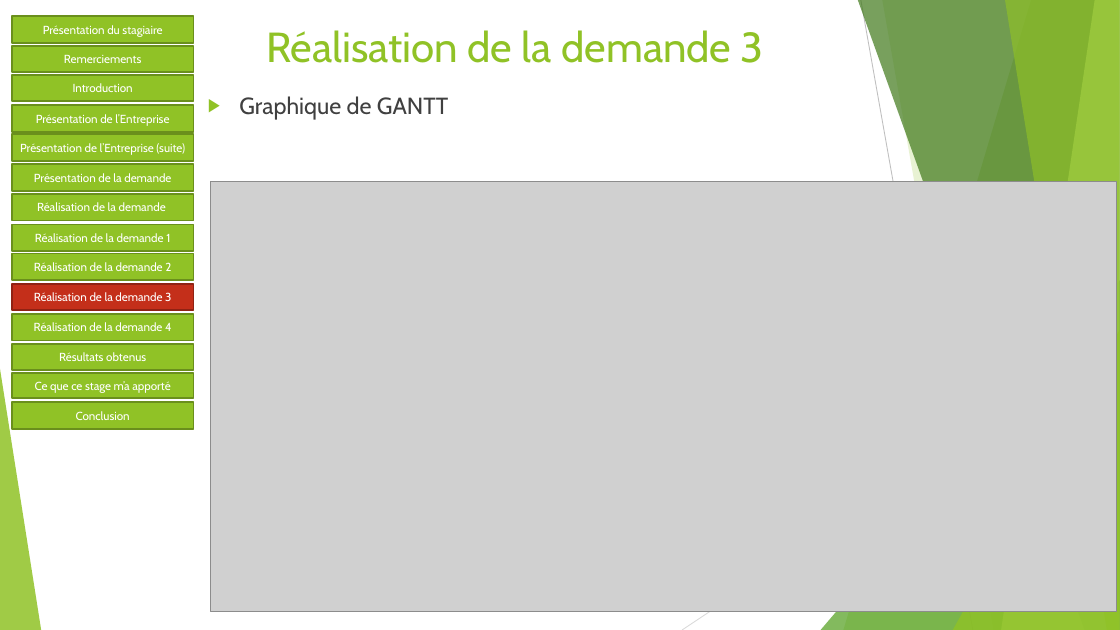
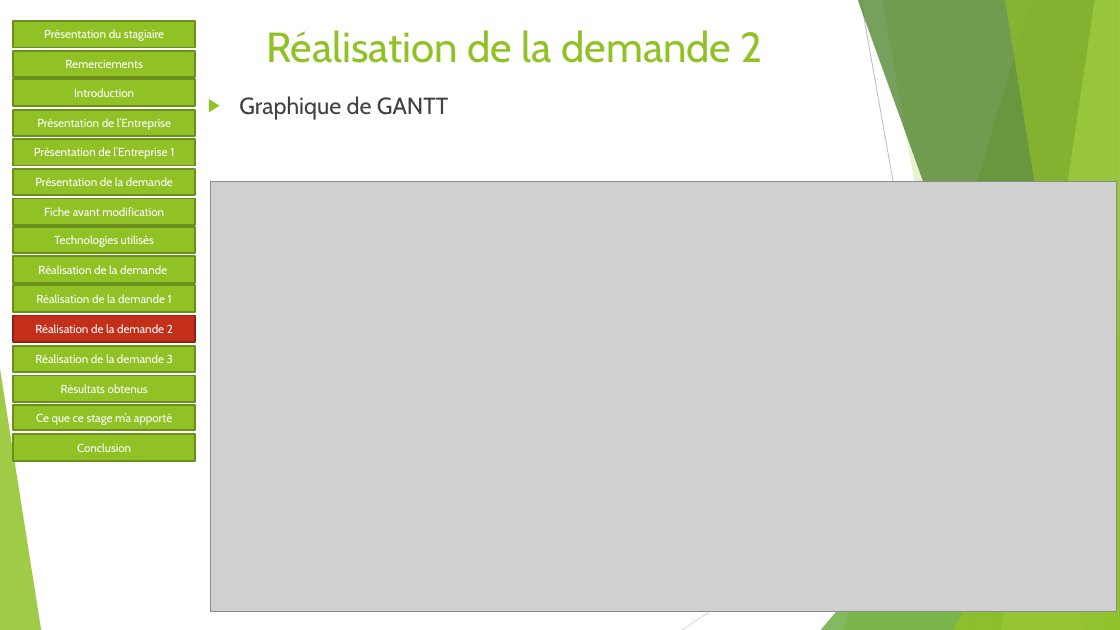
Before and after one commit to Sophie36/LASERSTORE, a slide deck: slide 13 of SOUTENANCE/Soutenance de stage.pptx (slide 12 before the commit). Drawn at 1120x630 pixels with LibreOffice and Linux fonts; fonts in the diff are those of the drawing; grey boxes stand for pictures. Boxes give left, top, right and bottom in pixels: in the first picture for what was removed or moved away, otherwise in the second. Text is boxed around its words. In the diff, an @@ line names an element or a change of style, - is before the commit and + after.

Commit message:
modification de la soutenance

```diff
--- a/SOUTENANCE/Soutenance de stage.pptx
+++ b/SOUTENANCE/Soutenance de stage.pptx
@@ title at <box>266,30,763,63</box>: text changed @@
-Réalisation de la demande 3
+Réalisation de la demande 2
@@ 6 rectangles: place and size @@
-6 rectangles at <box>12,16,193,191</box>
+6 rectangles at <box>13,21,195,196</box>
@@ text in rectangle at <box>34,147,174,159</box>: text changed @@
-Présentation de l’Entreprise (suite)
+Présentation de l’Entreprise 1
@@ rectangle removed at <box>12,194,193,221</box> @@
-Réalisation de la demande
@@ rectangle added at <box>13,198,195,225</box>, fill #90C226, outline #6B901C 1.5 pt, 10 pt, text #FFFFFF @@
+Fiche avant modification
@@ rectangle added at <box>13,227,195,254</box>, fill #90C226, outline #6B901C 1.5 pt, 10 pt, text #FFFFFF @@
+Technologies utilisés
@@ text in rectangle at <box>38,265,167,274</box>: text changed @@
-Réalisation de la demande 2
+Réalisation de la demande
@@ rectangle "Réalisation de la demande 1": place and size @@
-rectangle "Réalisation de la demande 1" at <box>12,224,193,251</box>
+rectangle "Réalisation de la demande 1" at <box>13,286,195,313</box>
@@ rectangle "Réalisation de la demande 2" at <box>13,316,195,343</box>: fill #90C226 to #C42F1A; outline #6B901C 1.5 pt to #912313 1.5 pt @@
@@ text in rectangle at <box>35,324,173,333</box>: text changed @@
-Réalisation de la demande 4
+Réalisation de la demande 2
@@ rectangle "Réalisation de la demande 3": place and size @@
-rectangle "Réalisation de la demande 3" at <box>12,284,193,311</box>
+rectangle "Réalisation de la demande 3" at <box>13,346,195,373</box>
@@ rectangle "Réalisation de la demande 3" at <box>13,346,195,373</box>: fill #C42F1A to #90C226; outline #912313 1.5 pt to #6B901C 1.5 pt @@
@@ 3 rectangles: place and size @@
-3 rectangles at <box>12,344,193,429</box>
+3 rectangles at <box>13,376,195,461</box>
```
Also in this commit, not shown: 14 other slides changed, 1 slide added.
